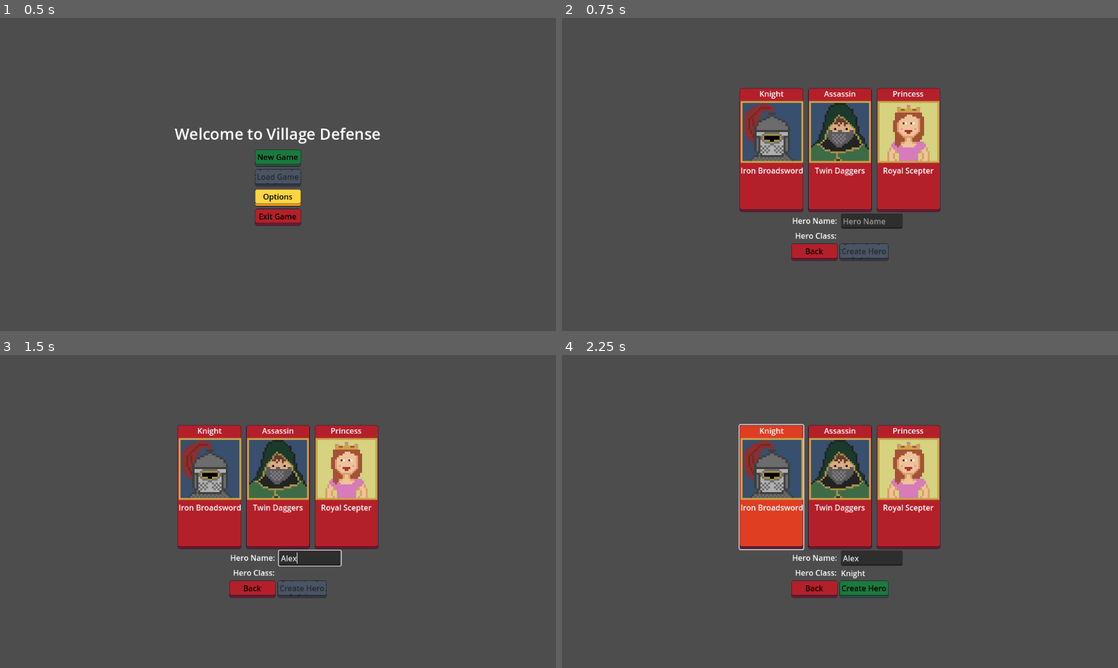
Above: before the commit, frames 1-4 (two rows, left to right).
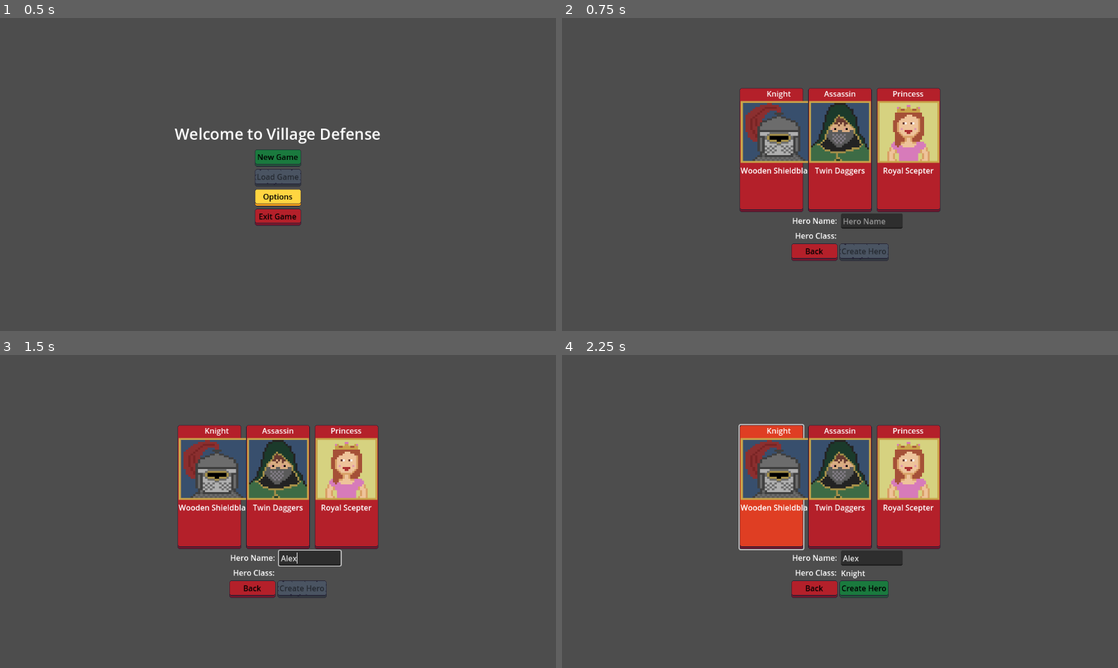
Above: after the commit, the same moments.

Repository: navtges3/PixelValley
Game: Godot game, scene res://scenes/ui/screens/main_menu_screen.tscn
The game is run twice, just before and just after one commit, with the same random seed, the same clock (stepped at 60 frames per second) and the same inputs.
Inputs (mouse positions are in pixels of both pictures, inside the frame that each line leads up to):
- Up to frame 1 (0.5 s): no input
- Up to frame 2 (0.75 s): click "New Game" at 0.5 s
- Up to frame 3 (1.5 s): click (311, 558) at 1.27 s; type "Alex" at 1.35 s
- Up to frame 4 (2.25 s): click (773, 486) at 2.02 s

Frame 1 is identical in both runs. In frame 2, 1.3% of the frame differs, in the area x 32-45%, y 23-50%; in frame 3, 1.3%; in frame 4, 1.3%.

Commit message:
Adjusted knight starting weapon
Changed Knight's starting weapon from old weapon to new wooden sheildblade. Changed shield bash to give two turns of defense and do less min damage. This should make it feel like more of a defensive ability.

Diff:
--- a/resources/abilities/shield_bash.tres
+++ b/resources/abilities/shield_bash.tres
@@ -7,7 +7,7 @@
 
 [sub_resource type="Resource" id="Resource_1qfmq"]
 script = ExtResource("1_ve2sn")
-min_damage = 8
+min_damage = 6
 max_damage = 12
 metadata/_custom_type_script = "uid://bo48scp6lbwrb"
 
@@ -15,6 +15,7 @@
 script = ExtResource("4_hat3b")
 type = 4
 strength = 5
+duration = 2
 metadata/_custom_type_script = "uid://c5deti4sb2k2j"
 
 [sub_resource type="Resource" id="Resource_8s4lx"]
--- a/resources/heroes/knight.tres
+++ b/resources/heroes/knight.tres
@@ -5,7 +5,7 @@
 [ext_resource type="Script" uid="uid://c5deti4sb2k2j" path="res://scripts/data/effect.gd" id="1_w4hxg"]
 [ext_resource type="Script" uid="uid://4rm24oomjap7" path="res://scripts/characters/inventory.gd" id="2_21lts"]
 [ext_resource type="Resource" uid="uid://cyiqwotfm3gq6" path="res://resources/potions/regeneration_potion.tres" id="2_j6mr1"]
-[ext_resource type="Resource" uid="uid://vx4vhsuwjxcf" path="res://resources/weapons/iron_broadsword.tres" id="2_wwsut"]
+[ext_resource type="Resource" uid="uid://br6hwj0vp2ykl" path="res://resources/weapons/knight_weapons/common/wooden_shieldblade.tres" id="2_wwsut"]
 [ext_resource type="Texture2D" uid="uid://c8hydb1a47nnk" path="res://assets/knight.png" id="3_5j7dh"]
 [ext_resource type="Resource" uid="uid://4gl0mwbttg8d" path="res://resources/potions/energy_potion.tres" id="3_w4hxg"]
 [ext_resource type="Script" uid="uid://hxleldka7y06" path="res://scripts/characters/stat_block.gd" id="5_j6mr1"]
--- a/resources/quests/quest_4.tres
+++ b/resources/quests/quest_4.tres
@@ -1,31 +1,21 @@
-[gd_resource type="Resource" script_class="Quest" load_steps=10 format=3 uid="uid://dyfimlcm8natd"]
+[gd_resource type="Resource" script_class="Quest" load_steps=8 format=3 uid="uid://dyfimlcm8natd"]
 
 [ext_resource type="Script" uid="uid://bhsjswm1wnll8" path="res://scripts/quest/monster_requirement.gd" id="1_ilb8g"]
 [ext_resource type="Script" uid="uid://xekqra2mjp3l" path="res://scripts/quest/quest_reward.gd" id="3_2xns0"]
 [ext_resource type="Resource" uid="uid://yrw5qgu7qwe0" path="res://resources/monsters/orc.tres" id="3_b0dy7"]
 [ext_resource type="Resource" uid="uid://c4ew36sfl85ym" path="res://resources/items/experience.tres" id="4_ilb8g"]
-[ext_resource type="Resource" uid="uid://vx4vhsuwjxcf" path="res://resources/weapons/iron_broadsword.tres" id="5_smr6x"]
 [ext_resource type="Script" uid="uid://xhl8p6y5w5e6" path="res://scripts/quest/quest.gd" id="6_smr6x"]
 
 [sub_resource type="Resource" id="Resource_8h3vm"]
 script = ExtResource("1_ilb8g")
 monster = ExtResource("3_b0dy7")
 target_amount = 5
-current_amount = 0
 metadata/_custom_type_script = "uid://bhsjswm1wnll8"
 
 [sub_resource type="Resource" id="Resource_4lxft"]
 script = ExtResource("3_2xns0")
 item = ExtResource("4_ilb8g")
 amount = 150
-target = 0
-metadata/_custom_type_script = "uid://xekqra2mjp3l"
-
-[sub_resource type="Resource" id="Resource_2xns0"]
-script = ExtResource("3_2xns0")
-item = ExtResource("5_smr6x")
-amount = 1
-target = 0
 metadata/_custom_type_script = "uid://xekqra2mjp3l"
 
 [resource]
@@ -34,6 +24,6 @@
 id = 4
 description = "The orcs carry a black banner. Investigate their leader’s forces."
 monster_objectives = Array[ExtResource("1_ilb8g")]([SubResource("Resource_8h3vm")])
-reward = Array[ExtResource("3_2xns0")]([SubResource("Resource_4lxft"), SubResource("Resource_2xns0")])
+reward = Array[ExtResource("3_2xns0")]([SubResource("Resource_4lxft")])
 next_quests = Array[int]([5, 101])
 metadata/_custom_type_script = "uid://xhl8p6y5w5e6"
--- a/resources/weapons/iron_broadsword.tres
+++ /dev/null
@@ -1,17 +0,0 @@
-[gd_resource type="Resource" script_class="Weapon" load_steps=6 format=3 uid="uid://vx4vhsuwjxcf"]
-
-[ext_resource type="Script" uid="uid://b2o7w8q10stxo" path="res://scripts/data/ability.gd" id="1_5fpd2"]
-[ext_resource type="Script" uid="uid://dgykeyxn7fefw" path="res://scripts/data/weapon.gd" id="2_3qhfb"]
-[ext_resource type="Resource" uid="uid://5gj0qi86ux23" path="res://resources/abilities/slash.tres" id="2_n2386"]
-[ext_resource type="Resource" uid="uid://bmlgmm3ijcusf" path="res://resources/abilities/shield_bash.tres" id="3_atlpc"]
-[ext_resource type="Theme" uid="uid://130ubmqd1h3b" path="res://assets/button_themes/regular/red_button.tres" id="5_d3e5i"]
-
-[resource]
-script = ExtResource("2_3qhfb")
-rarity = "common"
-abilities = Array[ExtResource("1_5fpd2")]([ExtResource("2_n2386"), ExtResource("3_atlpc")])
-name = "Iron Broadsword"
-description = ""
-theme = ExtResource("5_d3e5i")
-value = 0
-metadata/_custom_type_script = "uid://dgykeyxn7fefw"
--- a/resources/weapons/knight_weapons/common/wooden_shieldblade.tres
+++ b/resources/weapons/knight_weapons/common/wooden_shieldblade.tres
@@ -1,11 +1,15 @@
-[gd_resource type="Resource" script_class="Weapon" load_steps=4 format=3 uid="uid://br6hwj0vp2ykl"]
+[gd_resource type="Resource" script_class="Weapon" load_steps=6 format=3 uid="uid://br6hwj0vp2ykl"]
 
 [ext_resource type="Script" uid="uid://b2o7w8q10stxo" path="res://scripts/data/ability.gd" id="1_hlufx"]
 [ext_resource type="Script" uid="uid://dgykeyxn7fefw" path="res://scripts/data/weapon.gd" id="2_qu4rv"]
-[ext_resource type="Theme" uid="uid://e6xnt81pte22" path="res://assets/button_themes/regular/gray_button.tres" id="3_tbjy0"]
+[ext_resource type="Resource" uid="uid://5gj0qi86ux23" path="res://resources/abilities/slash.tres" id="2_tbjy0"]
+[ext_resource type="Resource" uid="uid://bmlgmm3ijcusf" path="res://resources/abilities/shield_bash.tres" id="3_mdp5g"]
+[ext_resource type="Theme" uid="uid://130ubmqd1h3b" path="res://assets/button_themes/regular/red_button.tres" id="5_tbjy0"]
 
 [resource]
 script = ExtResource("2_qu4rv")
+abilities = Array[ExtResource("1_hlufx")]([ExtResource("2_tbjy0"), ExtResource("3_mdp5g")])
 name = "Wooden Shieldblade"
 description = "A short sword paired with a small wooden shield etched with faded heraldry."
+theme = ExtResource("5_tbjy0")
 metadata/_custom_type_script = "uid://dgykeyxn7fefw"
